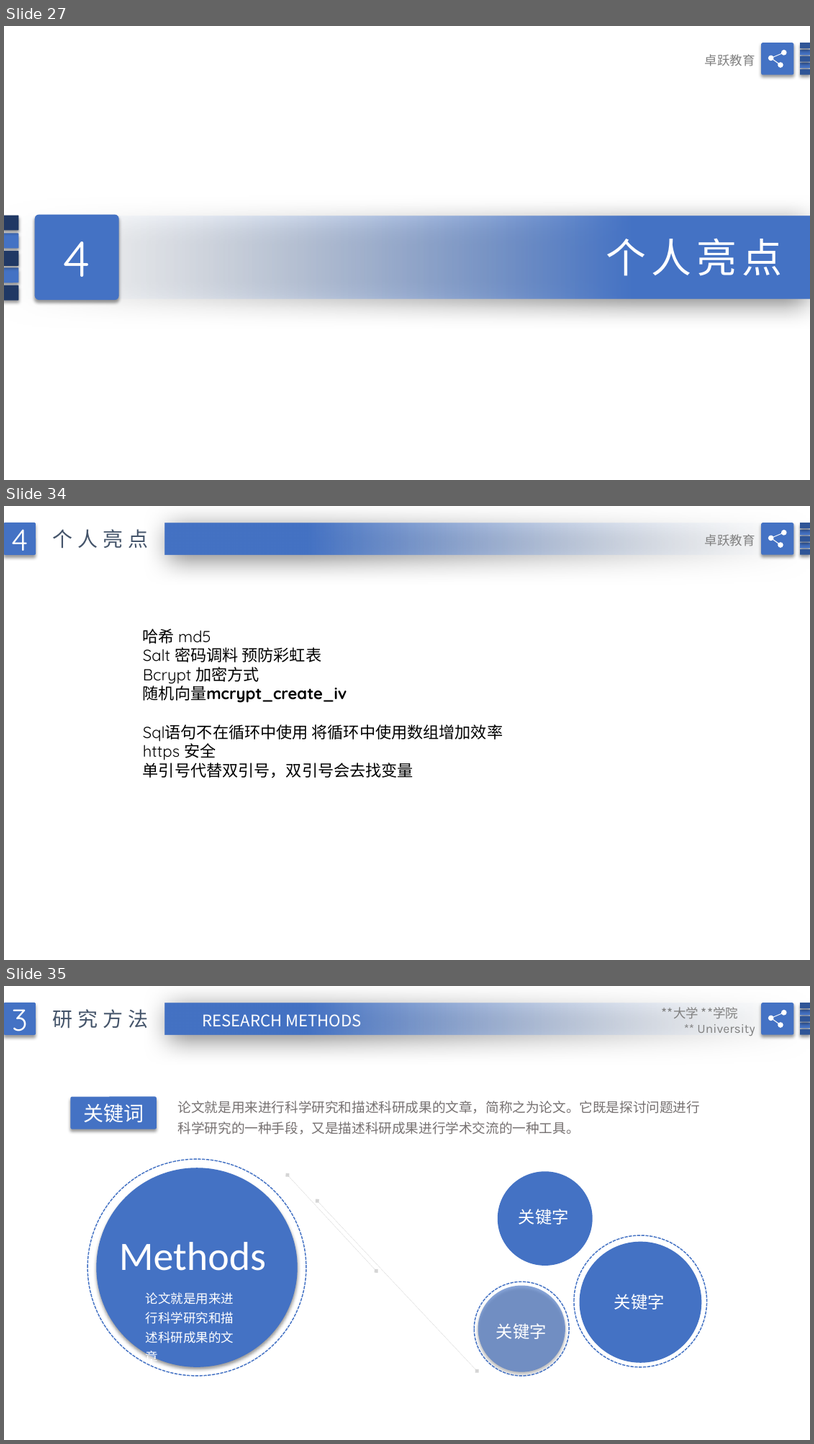
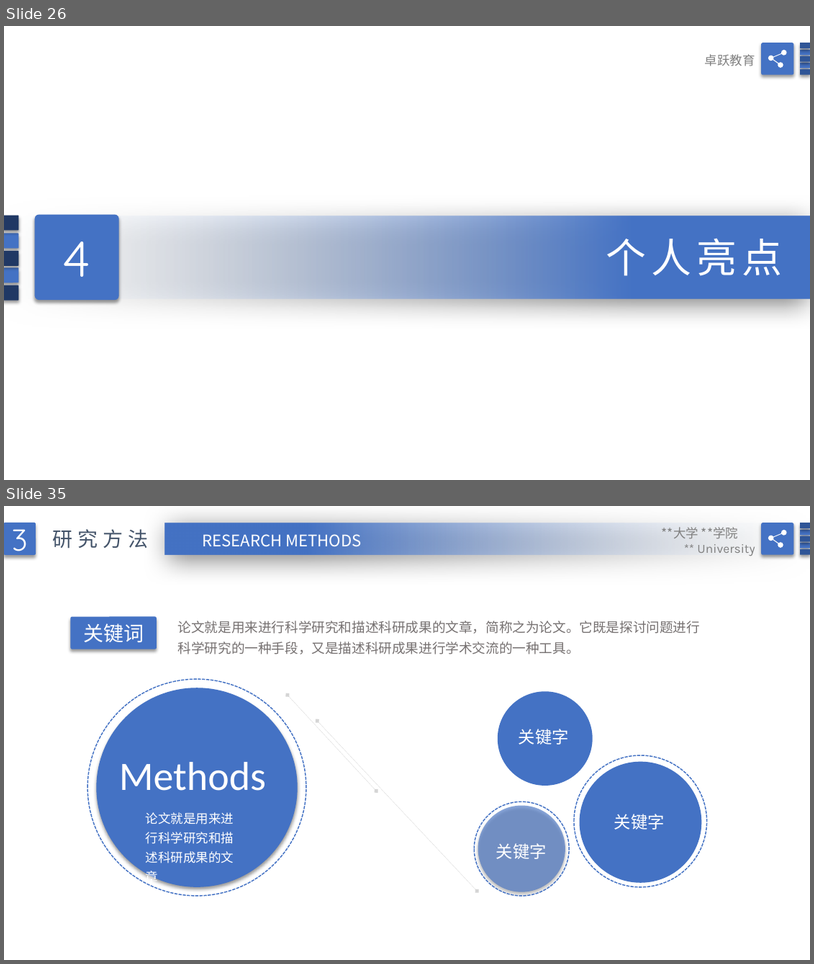
Before and after one commit to TestingTestings/Project_4, a slide deck: doc/简洁蓝色毕业论文答辩PPT模版.pptx. Shown one above the other, each under a label of ours: slides 27, 34 and 35 before the commit, slides 26 and 35 after it; the slides between them are not shown. The pictures are 814x1444 and 814x964 pixels, drawn with LibreOffice and Linux fonts; fonts in the diff are those of the drawing; background and template pictures are left out. Boxes give left, top, right and bottom in pixels: in the first picture for what was removed or moved away, otherwise in the second. Text is boxed around its words. In the diff, an @@ line names an element or a change of style, - is before the commit and + after.

```diff
--- a/doc/简洁蓝色毕业论文答辩PPT模版.pptx
+++ b/doc/简洁蓝色毕业论文答辩PPT模版.pptx
@@ slide 34 removed at [4, 506, 810, 960], background picture (left out) @@
@@ rounded rectangle removed at [4, 523, 36, 555] @@
-4
@@ rectangle removed at [165, 523, 810, 555] @@
@@ text removed at [53, 529, 149, 548] @@
-个人亮点
@@ text removed at [705, 534, 756, 546] @@
-卓跃教育
@@ group removed at [761, 523, 810, 555]: 6 rounded rectangles, 1 freeform shape @@
@@ text removed at [143, 628, 503, 777] @@
-哈希 md5
-Salt 密码调料 预防彩虹表
-Bcrypt 加密方式
-随机向量mcrypt_create_iv
-Sql语句不在循环中使用 将循环中使用数组增加效率
-https 安全
-单引号代替双引号，双引号会去找变量
@@ what was slide 27 is now slide 26 @@
```
Also in this commit, not shown: 9 slides changed, 4 slides added, 4 other slides removed.
